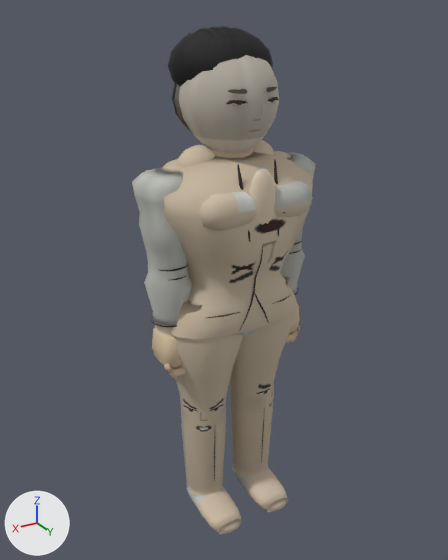
A saved change to the glTF model assets/roster/models/wanghaoming_a.glb.
One viewpoint serves both versions: a 50 mm lens placed at (1.167, 1.91, 1.974), pointed at (0.009, -0.02, 1.009). Lighting does not change. The marker at lower left points along +X, +Y and +Z. The picture after the commit comes second. Vertices at exactly the same position are counted once.

Before the edit, the objects in view are built like this:
```python
me_mesh_0 = bpy.data.meshes.new('Mesh_0')
me_mesh_0.from_pydata(...)  # 4455 vertices, 7992 faces; spans x -0.37..0.37, y -0.24..0.25, z -0.03..1.94
me_mesh_0.materials.append(mat_material_0)
ob_body = bpy.data.objects.new('Body', me_mesh_0)
ob_body.location = (0.0, 0.0, 0.0)
```
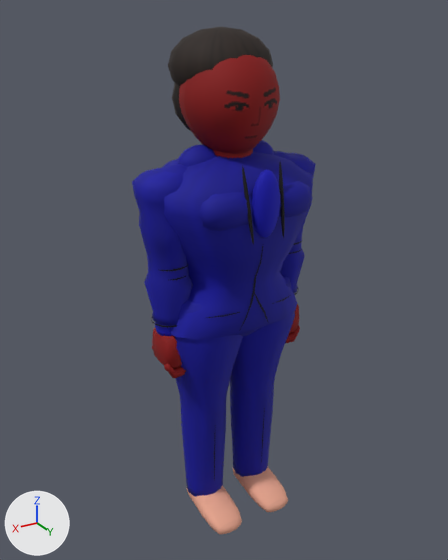
Boxes [x1, y1, x2, y2] around the edits, measured in the pictures (448 x 560 px; the box of a moved part takes in the faces that stretch with it):
```json
{"object": "Body", "change": "reshaped", "before": [132, 26, 316, 534], "after": [132, 27, 316, 534]}
{"part": 1, "of": "me_mesh_0", "change": "moved or reshaped", "before": [274, 160, 279, 237], "after": [279, 162, 285, 238]}
{"part": 2, "of": "me_mesh_0", "change": "moved or reshaped", "before": [237, 165, 250, 241], "after": [242, 165, 254, 245]}
{"part": 3, "of": "me_mesh_0", "change": "deleted", "before": [226, 87, 279, 134]}
{"part": 4, "of": "me_mesh_0", "change": "moved or reshaped", "before": [179, 26, 279, 225], "after": [179, 55, 280, 238]}
{"part": 5, "of": "me_mesh_0", "change": "recoloured", "before": [132, 27, 316, 534], "after": [132, 27, 316, 534], "on screen": "brown to blue"}
```

The change, as JSON lines over the scene's bpy script:
```json
{"block": "me_mesh_0", "where": "# used by ob_body; location = (0.0, 0.0, 0.0)"}
{"op": "remove", "block": "me_mesh_0", "code": "me_mesh_0.from_pydata(...)  # 4455 vertices, 7992 faces; spans x -0.37..0.37, y -0.24..0.25, z -0.03..1.94"}
{"op": "add", "block": "me_mesh_0", "code": "me_mesh_0.from_pydata(...)  # 3715 vertices, 6876 faces; spans x -0.37..0.37, y -0.24..0.27, z -0.03..1.93"}
{"block": "me_mesh_0", "change": "me_mesh_0 part 1: the loose piece of 72 vertices spanning x -0.08..-0.06, y 0.18..0.24, z 1.25..1.52 is moved by (0.0, 0.03, 0.0)"}
{"block": "me_mesh_0", "change": "me_mesh_0 part 2: the loose piece of 72 vertices spanning x 0.06..0.08, y 0.18..0.24, z 1.25..1.52 is moved by (0.0, 0.03, 0.0)"}
{"block": "me_mesh_0", "change": "me_mesh_0 part 3: 15 loose pieces with 645 vertices, spanning x -0.1..0.1, y 0.15..0.18, z 1.6..1.75, are deleted"}
{"block": "me_mesh_0", "change": "me_mesh_0 part 4: 122 vertices moved from x -0.13..0.12, y -0.14..0.24, z 1.26..1.74 to x -0.09..0.09, y -0.1..0.27, z 1.26..1.74; 397 vertices removed from x -0.17..0.17, y -0.23..0.24, z 1.27..1.94; 302 vertices added at x -0.17..0.18, y -0.17..0.27, z 1.27..1.88"}
{"block": "me_mesh_0", "change": "me_mesh_0 part 5: 5915 kept faces spanning x -0.37..0.37, y -0.24..0.27, z -0.03..1.93 get new vertex colours"}
{"block": "me_mesh_0", "change": "other edits to the shape of me_mesh_0 do not show in these pictures"}
```
